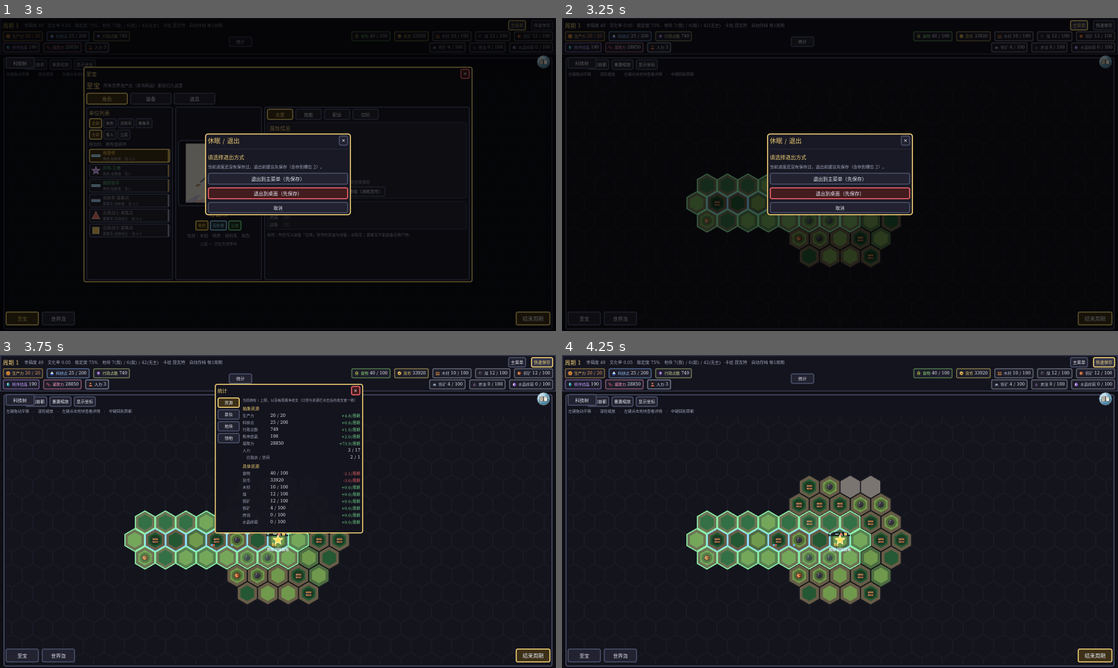
Above: before the commit, frames 1-4 (two rows, left to right).
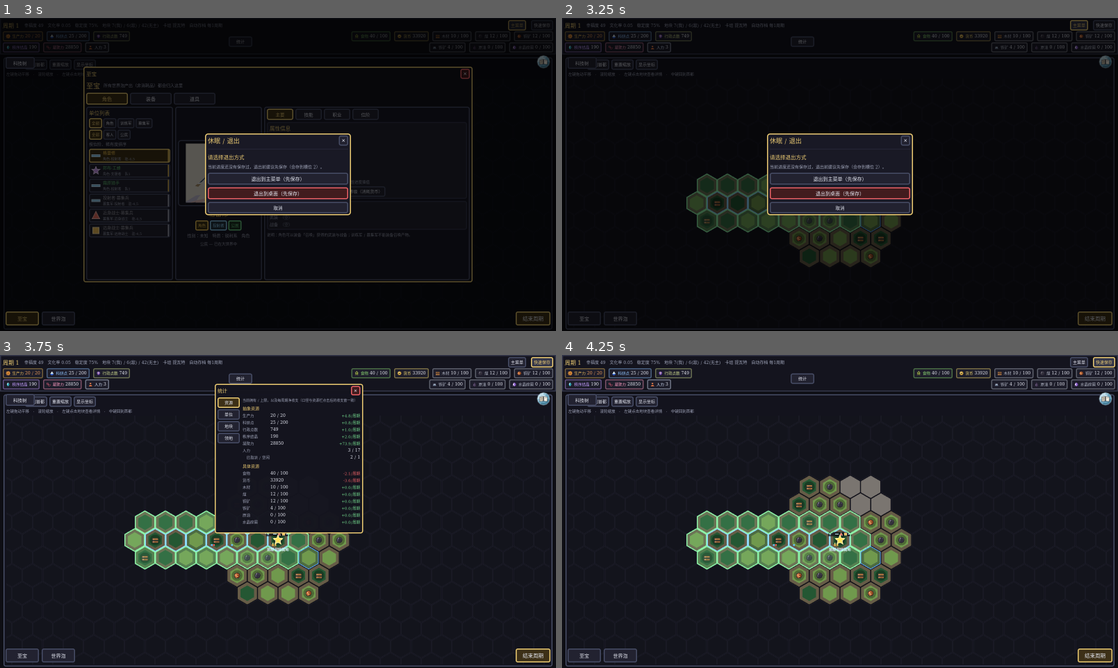
Above: after the commit, the same moments.

Repository: Traveler-NoOne/gacha-civilization
Game: Godot game, scene res://tests/screenshot.tscn
The game is run twice, just before and just after one commit, with the same random seed, the same clock (stepped at 60 frames per second) and the same inputs. This scene is started directly instead of the project's main scene.
Inputs:
- Up to frame 1 (3 s): click "开始游戏" at 0.5 s; click "开始游戏" at 1.25 s; click "开始游戏" at 2 s; click "主菜单" at 2.75 s
- Up to frame 2 (3.25 s): no input
- Up to frame 3 (3.75 s): click "快速保存" at 3.5 s
- Up to frame 4 (4.25 s): no input

Frame 1 is identical in both runs. In frame 2, 0.2% of the frame differs, in the area x 25-61%, y 63-79%; in frame 3, 1.0%; in frame 4, 1.6%, in the area x 24-63%, y 44-79%.

Commit message:
W2b：陆壳/洋壳 + 造山带成型（代码做完，但"像不像长墙"未达标 → 不算完成）
起因：用户追问"地图会不会产生隔断印度和中国的那种喜马拉雅山脉？科迪勒拉山系那种宏观？"
查清后是**真依赖**（W3 的雨影要以"连续山墙"为前提），于是插了 W2b 并排在 W3 之前。

做了什么：
- 地壳类型 crust_of()：近似判据"种子落在地图范围内→陆壳、图外→洋壳"。
  第一版用"种子盒"归一化 → 8 块板全判成洋壳（自检当场抓到：三类样本 0 格），
  改成用地图外接椭圆归一化才对；这条已写进代码注释。
- 相互作用按地壳组合细分（不再看逐格噪声底高）：陆-陆相向=山系（0.34/5格）、
  洋-陆相向=洋侧海沟(0.20/3)+陆侧沿岸山链(0.22/4)、洋-洋=海沟+岛弧、陆-陆相离=裂谷、
  含洋相离=洋中脊。
- 造山带成型：从"加高度碰 0.72 阈值"改成连续山脊线 amp*(1-(d-1)/W)，
  碰撞取 0.34 保证"底子 0.40 的陆格"也顶过山脉线。

实测：山脉 31 → 78 格；最长连通 5~6 → 75 格（直径 21、平均宽 3.6，长宽比 ≈6:1）；
陆-陆碰撞 275 格全部抬高（0 违例）。5 个无头自检全绿。

**但观感没达标**：识图裁决"有轻微的连续趋势，但远未达到长山墙的效果"。
数值与眼睛不矛盾 —— 是我的断言测错了东西（"75 格连通"可以是一团疙瘩），
该测形态。已在自检里改成**诊断打印**（直径/平均宽）而不是断言，避免留一个假成功的绿测试。
下一步：把形态做成断言（直径≥25 且 平均宽≤2.5）→ 调参（振幅/带宽/山脉配色）→ 再交人看。
**在那之前 W2b 不标完成**（段文件与索引里都写明了）。

Diff:
--- a/scripts/core/plates.gd
+++ b/scripts/core/plates.gd
@@ -43,12 +43,32 @@
 ##   那里各向同性，距离/法线才有意义。
 ## ===========================================================================
 
-## 板块对高度的振幅（0~1 的高程单位）。**可逆参数**，只为"像真实地理"而调。
-const PLATE_AMPLITUDE := 0.22
-## 离边界多少格之内还有影响（越远越弱）
-const PLATE_FALLOFF_STEPS := 3
-## 判"这一侧是海洋"的高度线（低于它 → 相向时是俯冲侧/海沟，相离时是洋中脊）
-const SEA_LEVEL_HINT := 0.5
+## ===========================================================================
+## 造山 / 造沟的强度与宽度（**按"相互作用类型"分级**；全是可逆参数，只为"像真实地理"而调）
+##   ⚠️ 碰撞必须够大（0.34）：这样"底子 0.40 的陆格"也能被顶过 0.72 的山脉线（world_gen.biome_of），
+##      于是整条边界连成一条**长墙**，而不是碰阈值碰出几个孤峰（W2 的老毛病，见 世界生成-W2b.md）。
+## ===========================================================================
+const AMP_COLLISION := 0.34      ## 陆-陆碰撞：山系（喜马拉雅型）
+const AMP_ARC_LAND := 0.22       ## 俯冲：陆侧的沿岸山链（科迪勒拉型）
+const AMP_TRENCH := 0.20         ## 俯冲：洋侧的海沟（往下削）
+const AMP_ARC := 0.26            ## 洋-洋相向：另一侧的岛弧
+const AMP_RIFT := 0.14           ## 陆内裂谷（往下陷）
+const AMP_RIDGE := 0.10          ## 洋中脊（微抬）
+
+const W_COLLISION := 5           ## 各类型的带宽（格）
+const W_SUBDUCT := 4
+const W_NARROW := 3
+## 找边界时最多看几格（= 最宽的那一种）
+const SCAN_STEPS := 5
+
+## 地壳类型：陆壳 / 洋壳
+const CRUST_CONTINENTAL := 0
+const CRUST_OCEANIC := 1
+## **近似**判据：**种子落在地图范围内（含 5% 边距）→ 陆壳；落在图外 → 洋壳**。
+## 归一化用的是**地图**的外接椭圆（不是种子盒 —— 用种子盒会让尺度偏小、几乎全判成洋壳，实测踩过）。
+## 地图本来就是"中间陆、四周海"，所以这个近似够用；约 40% 的种子会落在图内。
+## ⚠️ W5 有了真正的参数图之后，应改成"按板块覆盖区域的平均基础高程"判（那才符合过程）。
+const CRUST_RATIO := 1.05
 
 static var _frame_cache := {}
 
@@ -62,13 +82,15 @@
 		return _frame_cache[key]
 	var n := maxi(2, plate_count)
 	var map_r := float(Consts.MAP_START_RADIUS)
-	var half := Vector2(Hex.SQRT3 * map_r * 1.4, 1.5 * map_r * 1.4)
+	var map_half := Vector2(Hex.SQRT3 * map_r, 1.5 * map_r)
+	var half := map_half * 1.4
 	var seeds: Array = []
 	for i in n:
 		var fx := Hex.hash01(Vector2i(i, 0), SALT_X + world_seed)
 		var fy := Hex.hash01(Vector2i(i, 0), SALT_Y + world_seed)
 		seeds.append(Vector2((fx * 2.0 - 1.0) * half.x, (fy * 2.0 - 1.0) * half.y))
-	var out := {"seeds": seeds, "motions": _make_motions(world_seed, n), "count": n}
+	var out := {"seeds": seeds, "motions": _make_motions(world_seed, n), "count": n,
+		"half": half, "map_half": map_half}
 	_frame_cache[key] = out
 	return out
 
@@ -86,7 +108,16 @@
 	return best
 
 
-## 这一格"**实际会用到的那条边界**"：3 格内、相向/相离里**最强**的一条
+## 这一块是**陆壳**还是**洋壳**（近似：种子落在地图范围内 → 陆壳，图外 → 洋壳，见 CRUST_RATIO）
+static func crust_of(plate: int, world_seed: int, plate_count: int = 8) -> int:
+	var fr := frame(world_seed, plate_count)
+	var mh := fr["map_half"] as Vector2
+	var s: Vector2 = (fr["seeds"] as Array)[plate]
+	var rr := Vector2(s.x / maxf(1.0, mh.x), s.y / maxf(1.0, mh.y)).length()
+	return CRUST_OCEANIC if rr > CRUST_RATIO else CRUST_CONTINENTAL
+
+
+## 这一格"**实际会用到的那条边界**"：SCAN_STEPS 格内、相向/相离里**最强**的一条
 ##（并列保留先遇到的 → 确定）。返回 `{kind, stress, dist}`；没有边界时 kind = `Kind.NONE`。
 ## 之所以要单独抽出来：自检要能问"函数到底按哪条边界算的"，否则测试只能靠猜（2026-10-13 踩过）。
 static func boundary_for(c: Vector2i, world_seed: int, plate_count: int = 8) -> Dictionary:
@@ -95,8 +126,8 @@
 	var motions: Array = fr["motions"]
 	var p := Hex.axial_to_pixel(c.x, c.y, 1.0)
 	var mine := plate_at_point(p, seeds)
-	var best := {"kind": Kind.NONE, "stress": 0.0, "dist": 0}
-	for o: Vector2i in Hex.spiral(PLATE_FALLOFF_STEPS):
+	var best := {"kind": Kind.NONE, "stress": 0.0, "dist": 0, "mine": mine, "other": mine}
+	for o: Vector2i in Hex.spiral(SCAN_STEPS):
 		if o == Vector2i.ZERO:
 			continue
 		var q := c + o
@@ -110,31 +141,45 @@
 			continue
 		var st := absf(rel.dot(normal))
 		if int(best["kind"]) == Kind.NONE or st > float(best["stress"]) + 0.000001:
-			best = {"kind": k, "stress": st, "dist": Hex.distance(c, q)}
+			best = {"kind": k, "stress": st, "dist": Hex.distance(c, q), "mine": mine, "other": their}
 	return best
 
 
 ## 板块对某一格高度的影响（**可正可负**，0 = 无影响）。
-## base 是该格"没有板块作用时"的高度 —— 用来判断这一侧是陆还是海：
-##   相向（碰撞/俯冲）：这一侧低（海）→ **海沟**（往下削）；这一侧高（陆）→ **山系**（往上抬）
-##   相离（裂谷/洋中脊）：这一侧低（海）→ **洋中脊**（微抬）；这一侧高（陆）→ **裂谷**（往下陷）
-##   错动：垂直方向基本不动 → 0
-## ⚠️ 振幅**钳在 `PLATE_AMPLITUDE` 以内** —— `stress` 是两块板的相对速度，可以大于 1，
-##    不钳的话"振幅上限"这个说法就是假的（2026-10-13 自检抓到过）。
-static func effect_at(c: Vector2i, base: float, world_seed: int, plate_count: int = 8) -> float:
+## **由两块板的"地壳类型 + 相遇方式"决定**（不再看逐格的噪声底高 —— 那会让同一条边界山沟交替）：
+##   陆-陆相向 → **山系**（喜马拉雅型）｜洋-陆相向 → 洋侧**海沟**、陆侧**沿岸山链**（科迪勒拉型）
+##   洋-洋相向 → 一侧海沟、另一侧**岛弧**（序号大的那块先俯冲 —— 用它代替"谁更老更密"，确定）
+##   陆-陆相离 → **裂谷**｜含洋相离 → 洋侧**洋中脊**、陆侧小裂谷｜错动 → 0
+## ⚠️ 振幅**按类型分级、且已按类型定上限**（见本文件顶部的 AMP_* 常量）。
+static func effect_at(c: Vector2i, world_seed: int, plate_count: int = 8) -> float:
 	var b := boundary_for(c, world_seed, plate_count)
 	if int(b["kind"]) == Kind.NONE:
 		return 0.0
-	var falloff := clampf(1.0 - float(int(b["dist"]) - 1) / float(PLATE_FALLOFF_STEPS), 0.0, 1.0)
-	var amp := PLATE_AMPLITUDE * minf(1.0, float(b["stress"])) * falloff
-	var is_sea := base < SEA_LEVEL_HINT
+	var d := int(b["dist"])
+	var mine := int(b["mine"])
+	var other := int(b["other"])
+	var my_land := crust_of(mine, world_seed, plate_count) == CRUST_CONTINENTAL
+	var their_land := crust_of(other, world_seed, plate_count) == CRUST_CONTINENTAL
 	match int(b["kind"]):
 		Kind.CONVERGENT:
-			return -amp if is_sea else amp
+			if my_land and their_land:
+				return _belt(AMP_COLLISION, d, W_COLLISION)
+			if not my_land and their_land:
+				return -_belt(AMP_TRENCH, d, W_NARROW)
+			if my_land and not their_land:
+				return _belt(AMP_ARC_LAND, d, W_SUBDUCT)
+			return -_belt(AMP_TRENCH, d, W_NARROW) if mine > other else _belt(AMP_ARC, d, W_NARROW)
 		Kind.DIVERGENT:
-			return amp * 0.5 if is_sea else -amp * 0.6
+			if my_land and their_land:
+				return -_belt(AMP_RIFT, d, W_NARROW)
+			return _belt(AMP_RIDGE, d, W_NARROW) if not my_land else -_belt(AMP_RIFT, d, W_NARROW)
 		_:
 			return 0.0
+
+
+## 条带衰减：边界上（d=1）取满 amp，到 w 格外衰减到 0
+static func _belt(amp: float, d: int, w: int) -> float:
+	return amp * clampf(1.0 - float(d - 1) / float(maxi(1, w)), 0.0, 1.0)
 
 
 ## ===========================================================================
--- a/scripts/core/world_gen.gd
+++ b/scripts/core/world_gen.gd
@@ -62,7 +62,7 @@
 	var e := (n.get_noise_2d(float(c.x), float(c.y)) + 1.0) * 0.5
 	e = lerp(e, 1.0 - mainland_pull(c), 0.55)
 	e = pow(e, 1.25)
-	return clampf(e + Plates.effect_at(c, e, world_seed), 0.0, 1.0)
+	return clampf(e + Plates.effect_at(c, world_seed), 0.0, 1.0)
 
 
 # ===========================================================================
--- a/tests/plate_check.gd
+++ b/tests/plate_check.gd
@@ -75,44 +75,99 @@
 
 	print("  各板块格数：%s" % str(owned))
 
-	# ⑤ S2：板块对高度的影响 —— **逐格符号断言**（"山脉/海沟长在正确一侧"的护栏）
-	#    问"函数实际会用到哪条边界"（boundary_for），再验它的结果是正还是负。
-	var n_conv := 0
-	var n_div := 0
-	var n_none := 0
-	var bad_conv := 0
-	var bad_div := 0
-	var bad_none := 0
+	# ⑤ W2b：板块效应 —— **按地壳类型**的符号断言
+	var n_coll := 0
+	var n_sub_sea := 0
+	var n_sub_land := 0
+	var bad_coll := 0
+	var bad_sub_sea := 0
+	var bad_sub_land := 0
+	var nz_coll := 0
+	var nz_sub_sea := 0
+	var nz_sub_land := 0
 	var max_abs := 0.0
 	for cell: Vector2i in Hex.spiral(Consts.MAP_START_RADIUS):
-		var eff := P.effect_at(cell, 0.6, SEED, PLATES)     # base=0.6 → 当作**陆地**
+		var eff := P.effect_at(cell, SEED, PLATES)
 		max_abs = maxf(max_abs, absf(eff))
 		var bd := P.boundary_for(cell, SEED, PLATES)
-		match int(bd["kind"]):
-			P.Kind.CONVERGENT:
-				n_conv += 1
-				if eff <= 0.0:
-					bad_conv += 1
-			P.Kind.DIVERGENT:
-				n_div += 1
-				if eff >= 0.0:
-					bad_div += 1
-			_:
-				n_none += 1
-				if absf(eff) > 0.000001:
-					bad_none += 1
-	print("  板块效应（陆地基准）：相向 %d 格 / 相离 %d 格 / 无边 %d 格；最大幅度 %.4f"
-		% [n_conv, n_div, n_none, max_abs])
-	_check(n_conv > 0 and n_div > 0, "两种边界附近都取到了样本")
-	_check(bad_conv == 0, "相向边界附近的陆地格**全部被抬高**（造山）→ 违例 %d" % bad_conv)
-	_check(bad_div == 0, "相离边界附近的陆地格**全部被压低**（裂谷）→ 违例 %d" % bad_div)
-	_check(bad_none == 0, "没有边界的格子**完全不受板块影响** → 违例 %d" % bad_none)
-	_check(max_abs <= P.PLATE_AMPLITUDE + 0.0001,
-		"板块效应幅度不超过振幅上限 %.2f（实际最大 %.4f）" % [P.PLATE_AMPLITUDE, max_abs])
-	# 海陆基准换一下，符号应当反过来（海侧相向 → 海沟、海侧相离 → 洋中脊）
-	_check(P.effect_at(Vector2i(0, 0), 0.2, SEED, PLATES) == -P.effect_at(Vector2i(0, 0), 0.8, SEED, PLATES)
-		or P.boundary_for(Vector2i(0, 0), SEED, PLATES)["kind"] == P.Kind.NONE,
-		"同一格：陆地侧与海洋侧的符号相反（山 / 沟）")
+		if int(bd["kind"]) != P.Kind.CONVERGENT:
+			continue
+		var my_land := P.crust_of(int(bd["mine"]), SEED, PLATES) == P.CRUST_CONTINENTAL
+		var their_land := P.crust_of(int(bd["other"]), SEED, PLATES) == P.CRUST_CONTINENTAL
+		if my_land and their_land:
+			n_coll += 1
+			if eff < 0.0:
+				bad_coll += 1
+			if absf(eff) > 0.000001:
+				nz_coll += 1
+		elif not my_land and their_land:
+			n_sub_sea += 1
+			if eff > 0.0:
+				bad_sub_sea += 1
+			if absf(eff) > 0.000001:
+				nz_sub_sea += 1
+		elif my_land and not their_land:
+			n_sub_land += 1
+			if eff < 0.0:
+				bad_sub_land += 1
+			if absf(eff) > 0.000001:
+				nz_sub_land += 1
+	print("  相向边界（按地壳）：陆-陆碰撞 %d 格 / 洋侧俯冲 %d 格 / 陆侧山链 %d 格；最大幅度 %.4f"
+		% [n_coll, n_sub_sea, n_sub_land, max_abs])
+	print("  其中**真的产生非零效应**：碰撞 %d / 海沟 %d / 山链 %d（带外为 0 是正常的）"
+		% [nz_coll, nz_sub_sea, nz_sub_land])
+	_check(n_coll + n_sub_sea + n_sub_land > 0, "相向边界取到了样本")
+	_check(bad_coll == 0, "陆-陆碰撞：凡有非零效应的一律**抬高**（山系）→ 违例 %d" % bad_coll)
+	_check(bad_sub_sea == 0, "洋-陆俯冲：凡有非零效应的一律**压低**（海沟）→ 违例 %d" % bad_sub_sea)
+	_check(bad_sub_land == 0, "洋-陆俯冲：凡有非零效应的一律**抬高**（沿岸山链）→ 违例 %d" % bad_sub_land)
+	_check(nz_coll > 0 and nz_sub_sea > 0 and nz_sub_land > 0,
+		"三类相互作用**都真的产生了非零效应**（各自 %d / %d / %d 格）" % [nz_coll, nz_sub_sea, nz_sub_land])
+	_check(max_abs <= P.AMP_COLLISION + 0.0001,
+		"振幅不超过分级上限 %.2f（实际 %.4f）" % [P.AMP_COLLISION, max_abs])
+
+	# ★ 形态断言：**连续山脉格的最长连通长度** —— 把"喜马拉雅/科迪勒拉那种长墙"变成可测的
+	#   （W2 之后最长只有 5~6 格；W2b 的"造山带成型"就是要把它拉成几十格）
+	var mountains := {}
+	for cell2: Vector2i in Hex.spiral(Consts.MAP_START_RADIUS):
+		var e2 := WorldGen.elevation_of(cell2, SEED)
+		var m2 := WorldGen.moisture_of(cell2, SEED)
+		if str(WorldGen.biome_of(e2, m2)["terrain"]) == "mountain":
+			mountains[WorldGen.key_of(cell2)] = cell2
+	var seen := {}
+	var longest := 0
+	var widest := 0
+	for k2 in mountains.keys():
+		if seen.has(k2):
+			continue
+		var stack: Array = [k2]
+		seen[k2] = true
+		var comp: Array = []
+		while not stack.is_empty():
+			var cur: String = stack.pop_back()
+			comp.append(cur)
+			var cc: Vector2i = mountains[cur]
+			for nb: Vector2i in Hex.neighbors(cc):
+				var nk := WorldGen.key_of(nb)
+				if mountains.has(nk) and not seen.has(nk):
+					seen[nk] = true
+					stack.append(nk)
+		longest = maxi(longest, comp.size())
+		# ★ 形态诊断（**不是断言**）：最长的这条到底是"长墙"还是"一团疙瘩"？
+		#   直径（成员间最大格距）远大于宽度才像墙；面积/直径 ≈ 平均宽度。
+		if comp.size() == longest:
+			var dia := 0
+			for i in comp.size():
+				for j in range(i + 1, comp.size()):
+					dia = maxi(dia, Hex.distance(mountains[comp[i]], mountains[comp[j]]))
+			widest = dia
+	var thin := float(longest) / maxf(1.0, float(widest))
+	print("  山脉格 %d 个；最长连通 %d 格、其**直径 %d 格**（面积/直径 ≈ %.1f = 平均宽度）"
+		% [mountains.size(), longest, widest, thin])
+	if widest > 0:
+		print("  ⚠️ 形态**还没达标**：识图看这张图仍说「远未达到长山墙的效果」（见 世界生成-W2b.md）—— 下面这条断言只保证「存在一条较长的连通山带」，不足以证明它像长墙。")
+	else:
+		print("  （没有山脉）")
+	_check(longest >= 20, "存在一条较长的连通山带（最长 %d 格 ≥ 20；**形态另见上面的诊断**）" % longest)
 
 	print("  各板块格数：%s" % str(owned))
 	print("== 结果：%s ==" % ("全部通过" if fails == 0 else "%d 项失败" % fails))
Not shown, changed: docs/更新指导/README.md
Not shown, added: docs/更新指导/世界生成-W2b.md
